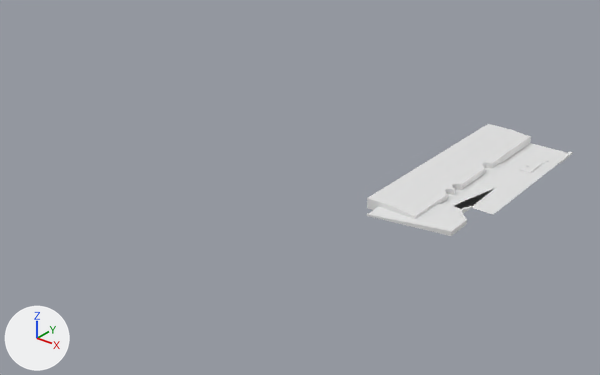
Before and after pictures for a commit that changed the OBJ model models/koyo/3dMap_ground.obj.
One viewpoint serves both versions: a camera (50 mm lens) standing at (119.0, -269.0, 132.0) and looking at (-56.0, -51.0, -3.0). Arrows for +X, +Y and +Z are at lower left; the lights stay in place. Where no turn or scale is listed for an object, it has been applied to the vertices.

Names of what the first picture shows: 'ground', 'specialStand'.
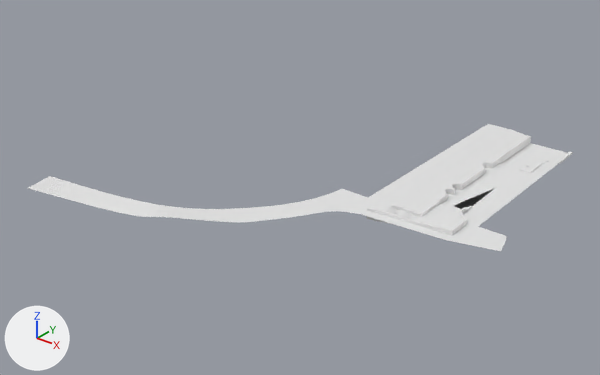
Commit message: モデル更新: 正門方面への道を追加 など

What changed in the scene script:
```text
Change me_ground:
    used by ob_ground; location = (0.0, 0.0, 0.0)
    remove me_ground.from_pydata(...)  # 155 vertices, 283 faces; spans x -19.5..13.5, y -61.0..37.1, z -0.8..1.8
    add me_ground.from_pydata(...)  # 339 vertices, 538 faces; spans x -124.5..26.8, y -122.3..37.1, z -0.8..4.0
    me_ground part 1
    10 vertices are removed from x -19.5..9.8, y -61.0..-39.4, z 0.0..1.8
    39 faces are deleted
    16 vertices in x -4.5, y -38.4..-34.9, z 0.0..1.2 move by (0.7, 0.0, 0.0)
    1 vertex moves from x 9.8, y -53.8, z 1.8 to x 9.8, y -53.5, z 1.8
    162 vertices are added at x -124.5..26.8, y -122.3..-37.9, z 0.0..4.0
    16 new vertices lie (1.5, -5.6, 0.0) away from vertices in x -14.2..-6.0, y -53.1..-50.9, z 1.2..3.3
    5 new vertices lie (-1.5, 5.7, 0.0) away from vertices in x -12.2..-5.9, y -58.6..-56.9, z 1.8..3.2
    11 new vertices lie (0.2, -0.7, 0.0) away from vertices in x -18.8..2.5, y -60.3..-54.6, z 0.0..3.9
    294 new faces join them
```

What differs and where, as boxes (x1, y1, x2, y2) in the pictures (600 x 375 px):
'ground', reshaped (164% wider, 16% taller): before (367, 143, 573, 236); after (28, 143, 573, 251)
part 1 of me_ground, built on: before (367, 203, 467, 236); after (28, 176, 507, 251)
